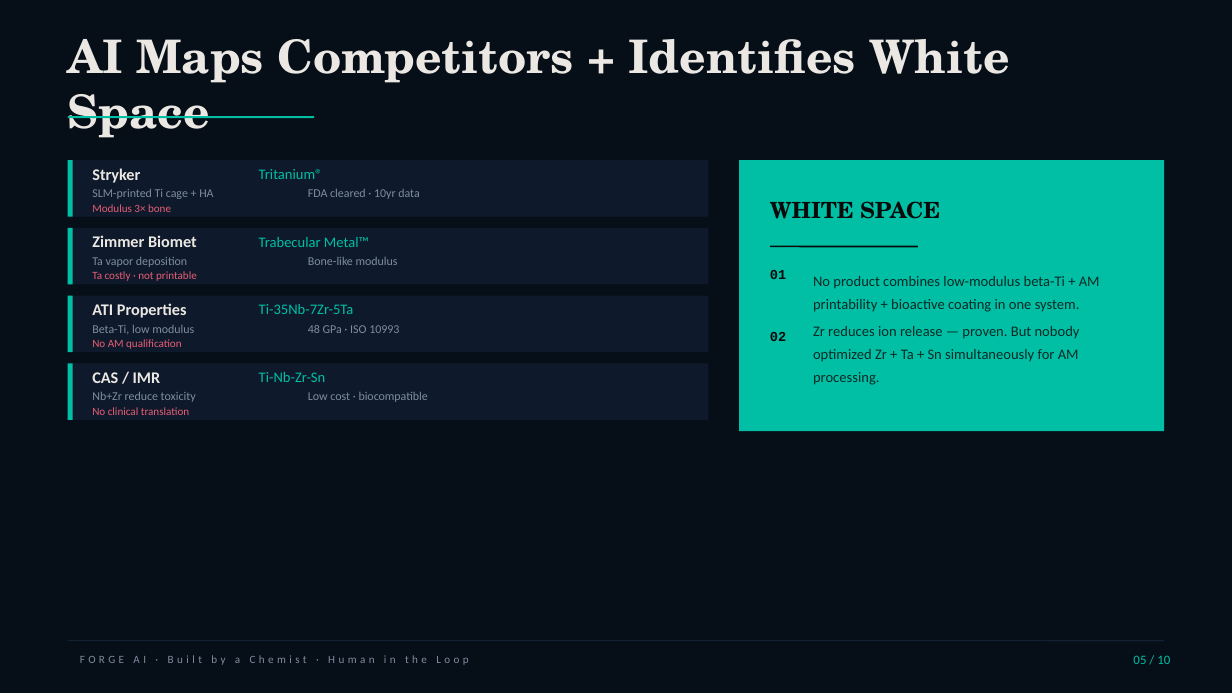
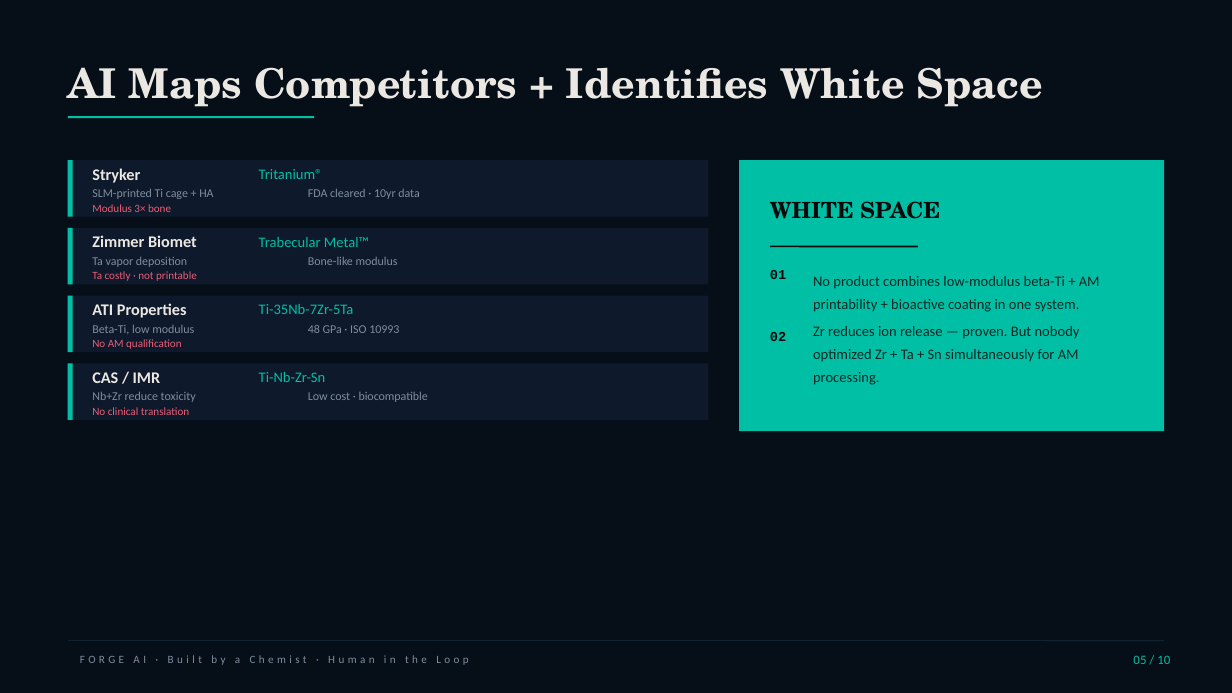
Before and after one commit to newbison/AI_CHEMIST, a slide deck: slide 5 of ppt/FORGE_AI_Deck.pptx. Drawn at 1232x693 pixels with LibreOffice and Linux fonts; fonts in the diff are those of the drawing. Boxes give left, top, right and bottom in pixels: in the first picture for what was removed or moved away, otherwise in the second. Text is boxed around its words. In the diff, an @@ line names an element or a change of style, - is before the commit and + after.

```diff
--- a/ppt/FORGE_AI_Deck.pptx
+++ b/ppt/FORGE_AI_Deck.pptx
@@ text "AI Maps Competitors + Identifies ..." at <box>68,67,1043,107</box>: size 27 to 24 pt @@
```
Also in this commit, not shown: 3 other slides changed, 32 other files.
